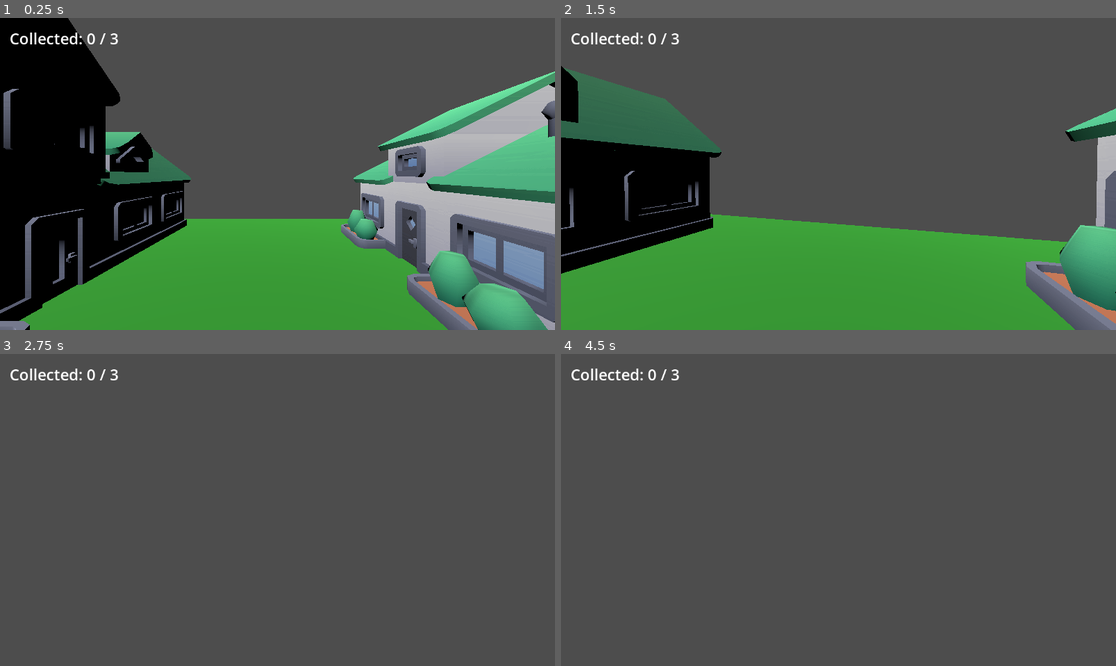
Above: before the commit, frames 1-4 (two rows, left to right).
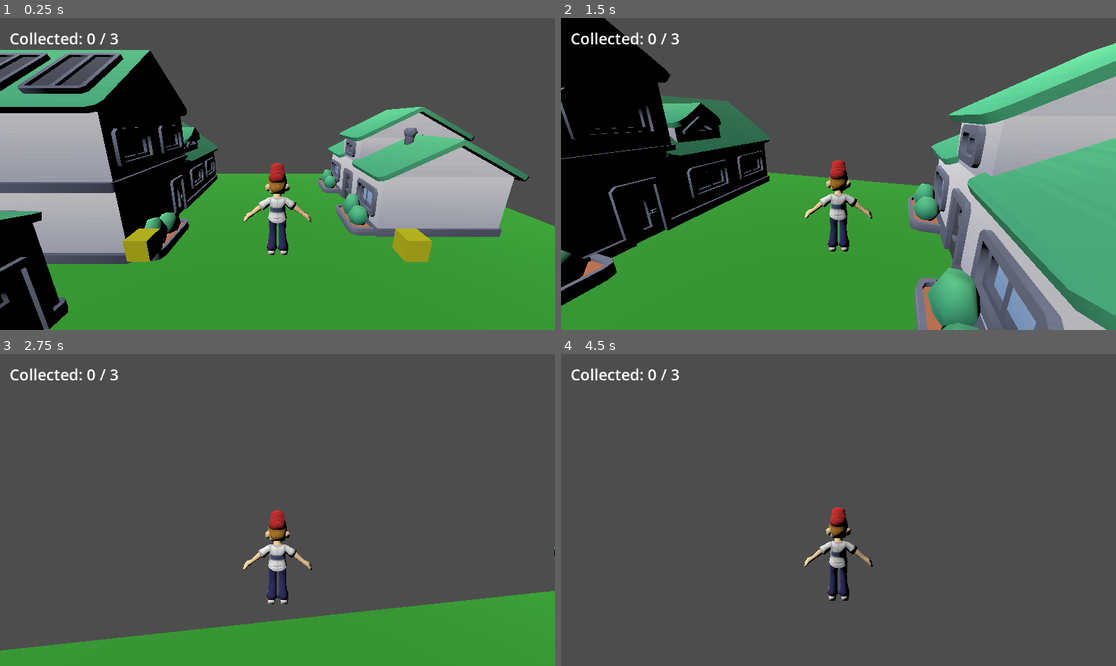
Above: after the commit, the same moments.

Repository: simSmulders/Hello-World-3D
Game: Godot game, scene res://scenes/node_3d.tscn
Two runs of this game, one before a commit and one after it. Both use one fixed random seed, a clock stepped at 60 frames per second and the inputs below.
Inputs (mouse positions are in pixels of both pictures, inside the frame that each line leads up to):
- Up to frame 1 (0.25 s): no input
- Up to frame 2 (1.5 s): tap Enter (ui_accept) at 0.5, 0.77 s; move the mouse to (866, 174) at 0.52 s; hold Up (ui_up) from 0.53 s (still down); move the mouse to (810, 174) at 1.27 s
- Up to frame 3 (2.75 s): keep holding Up (ui_up); tap Enter (ui_accept) at 1.52 s; move the mouse to (288, 503) at 2.02 s
- Up to frame 4 (4.5 s): keep holding Up (ui_up); move the mouse to (832, 516) at 2.77 s; tap Enter (ui_accept) at 3.02, 3.77, 4.25 s; move the mouse to (877, 513) at 3.52 s; move the mouse to (794, 506) at 4.27 s

The runs differ from the first frame. In frame 1, 47% of the frame differs, in the area x 0-100%, y 0-100%; in frame 2, 42%; in frame 3, 16%; in frame 4, 1.1%.

Commit message:
main: Added Billy with 3rd person camera

Diff:
--- a/scenes/node_3d.tscn
+++ b/scenes/node_3d.tscn
@@ -1,6 +1,7 @@
 [gd_scene format=3 uid="uid://bik2t16160r53"]
 
 [ext_resource type="Script" uid="uid://cwok17qf73bo5" path="res://scenes/player.gd" id="1_tyffc"]
+[ext_resource type="PackedScene" uid="uid://dyf378v8jihha" path="res://assets/cartoon_network_fusionfall-billy.glb" id="2_cptob"]
 [ext_resource type="PackedScene" uid="uid://b1x5vbxq7nhf2" path="res://scenes/collectible.tscn" id="3_5t4e2"]
 [ext_resource type="Script" uid="uid://du7nnlchqemfa" path="res://scenes/label.gd" id="4_xvgsr"]
 [ext_resource type="PackedScene" uid="uid://ban3gjl1imvip" path="res://assets/kenney_city-kit-suburban_20/Models/GLB format/building-type-b.glb" id="5_10v3s"]
@@ -29,7 +30,10 @@
 shape = SubResource("CapsuleShape3D_tyffc")
 
 [node name="Camera3D" type="Camera3D" parent="Player" unique_id=1536833334]
-transform = Transform3D(1, 0, 0, 0, 1, 0, 0, 0, 1, 0, 0.5, 0)
+transform = Transform3D(1, 0, 0, 0, 0.9659258, 0.25881904, 0, -0.25881904, 0.9659258, 0, 2, 4)
+
+[node name="Billy" parent="Player" unique_id=203470793 instance=ExtResource("2_cptob")]
+transform = Transform3D(-1, 0, -8.742278e-08, 0, 1, 0, 8.742278e-08, 0, -1, 0, -0.9, 0)
 
 [node name="Ground" type="StaticBody3D" parent="." unique_id=230068232]
 transform = Transform3D(1, 0, 0, 0, 1, 0, 0, 0, 1, 0, -0.5, 0)
Binary file added: assets/cartoon_network_fusionfall-billy.glb
Not shown, added: assets/cartoon_network_fusionfall-billy.glb.import
Binary file added: assets/cartoon_network_fusionfall-billy_0.png
Not shown, added: assets/cartoon_network_fusionfall-billy_0.png.import
Not shown, changed: assets/.DS_Store
